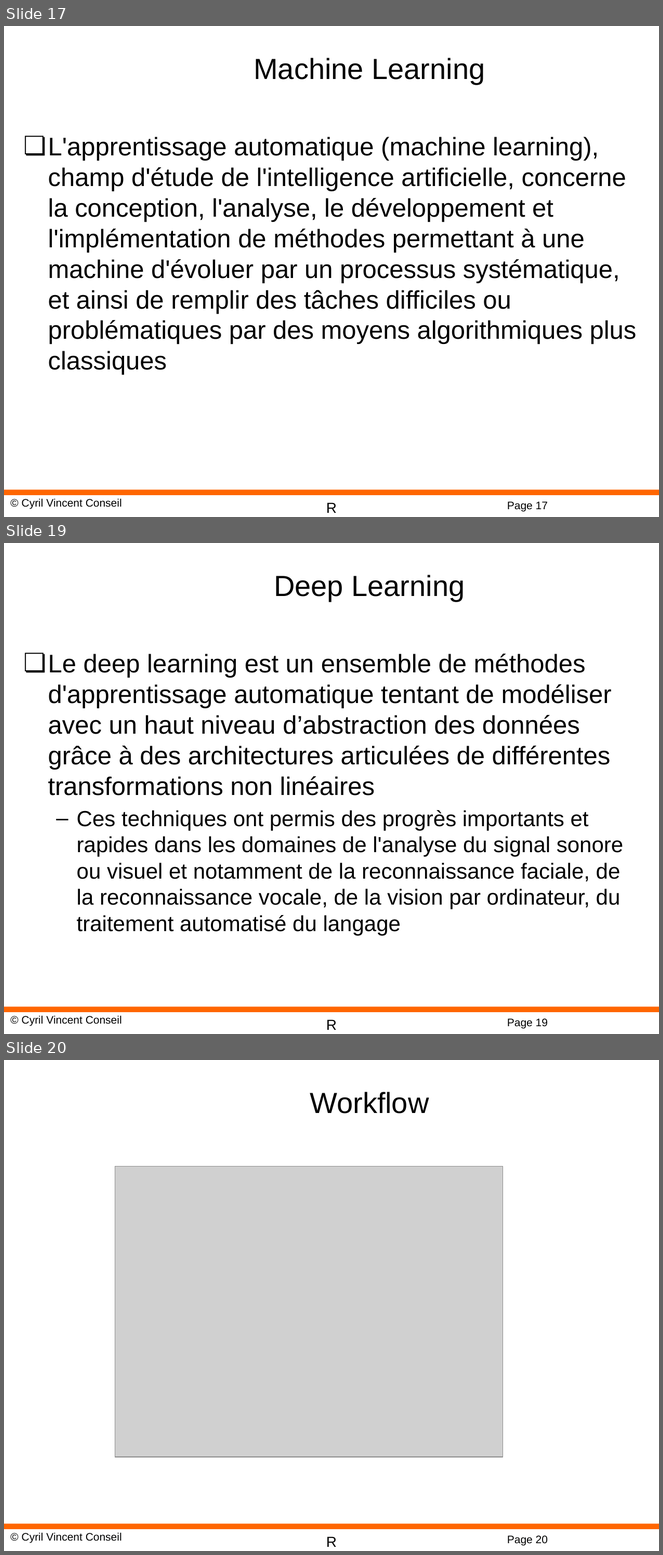
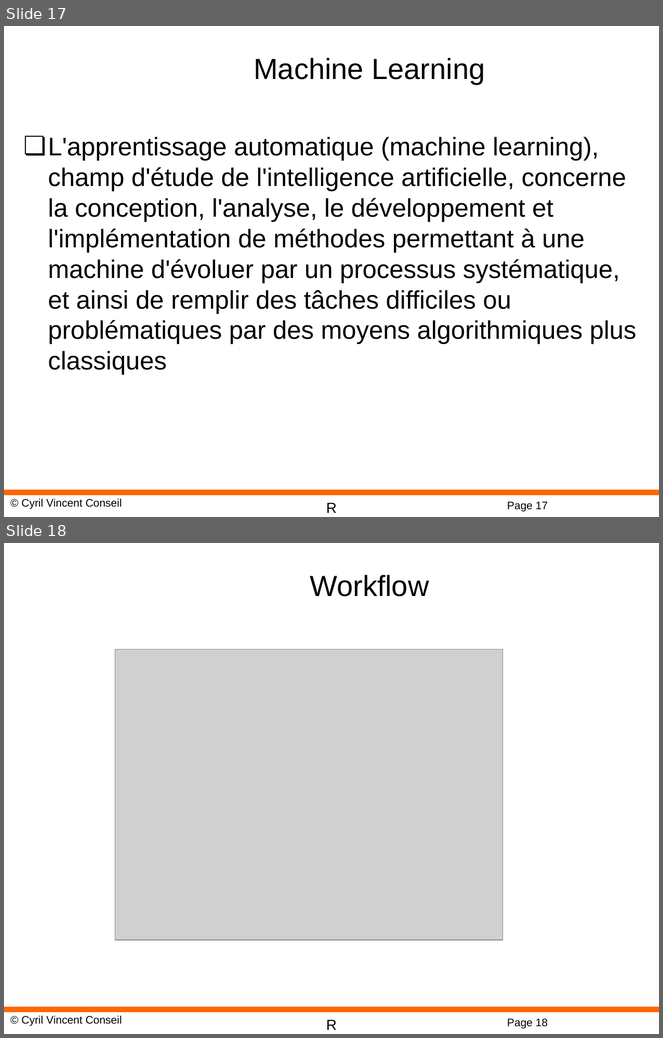
Before and after one commit to cyrilvincent/R, a slide deck: ppt/R-01-Intro.pptx. Shown one above the other, each under a label of ours: slides 17, 19 and 20 before the commit, slides 17 and 18 after it; the slides between them are not shown. The pictures are 663x1555 and 663x1038 pixels, drawn with LibreOffice and Linux fonts; fonts in the diff are those of the drawing; grey boxes stand for pictures; background and template pictures are left out. Boxes give left, top, right and bottom in pixels: in the first picture for what was removed or moved away, otherwise in the second. Text is boxed around its words. In the diff, an @@ line names an element or a change of style, - is before the commit and + after.

```diff
--- a/ppt/R-01-Intro.pptx
+++ b/ppt/R-01-Intro.pptx
@@ slide 19 removed at box(4, 543, 659, 1034), background #FFFFFF; not listed: 4 template elements that a slide beside it also shows @@
@@ title removed at box(274, 575, 465, 602) @@
-Deep Learning
@@ text removed at box(48, 654, 623, 936) @@
-❏ Le deep learning est un ensemble de méthodes d'apprentissage automatique tentant de modéliser avec un haut niveau d’abstraction des données grâce à des architectures articulées de différentes transformations non linéaires
-  – Ces techniques ont permis des progrès importants et rapides dans les domaines de l'analyse du signal sonore ou visuel et notamment de la reconnaissance faciale, de la reconnaissance vocale, de la vision par ordinateur, du traitement automatisé du langage
@@ what was slide 20 is now slide 18 @@
@@ page number at box(507, 1019, 548, 1029): text changed @@
-Page 20
+Page 18
```
Also in this commit, not shown: 2 slides changed, 1 other slide removed, 24 other files.
